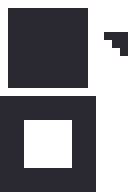
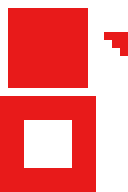
The second 128x192 image is a revision of the first. Changes to its layers:
painted on "Layer 1" over <box>0,8,128,192</box>
